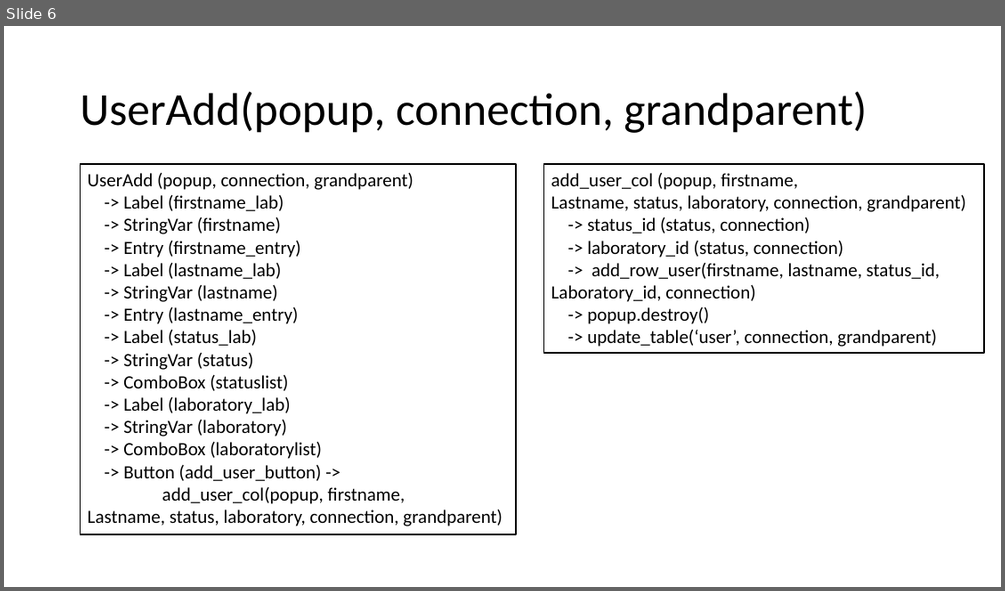
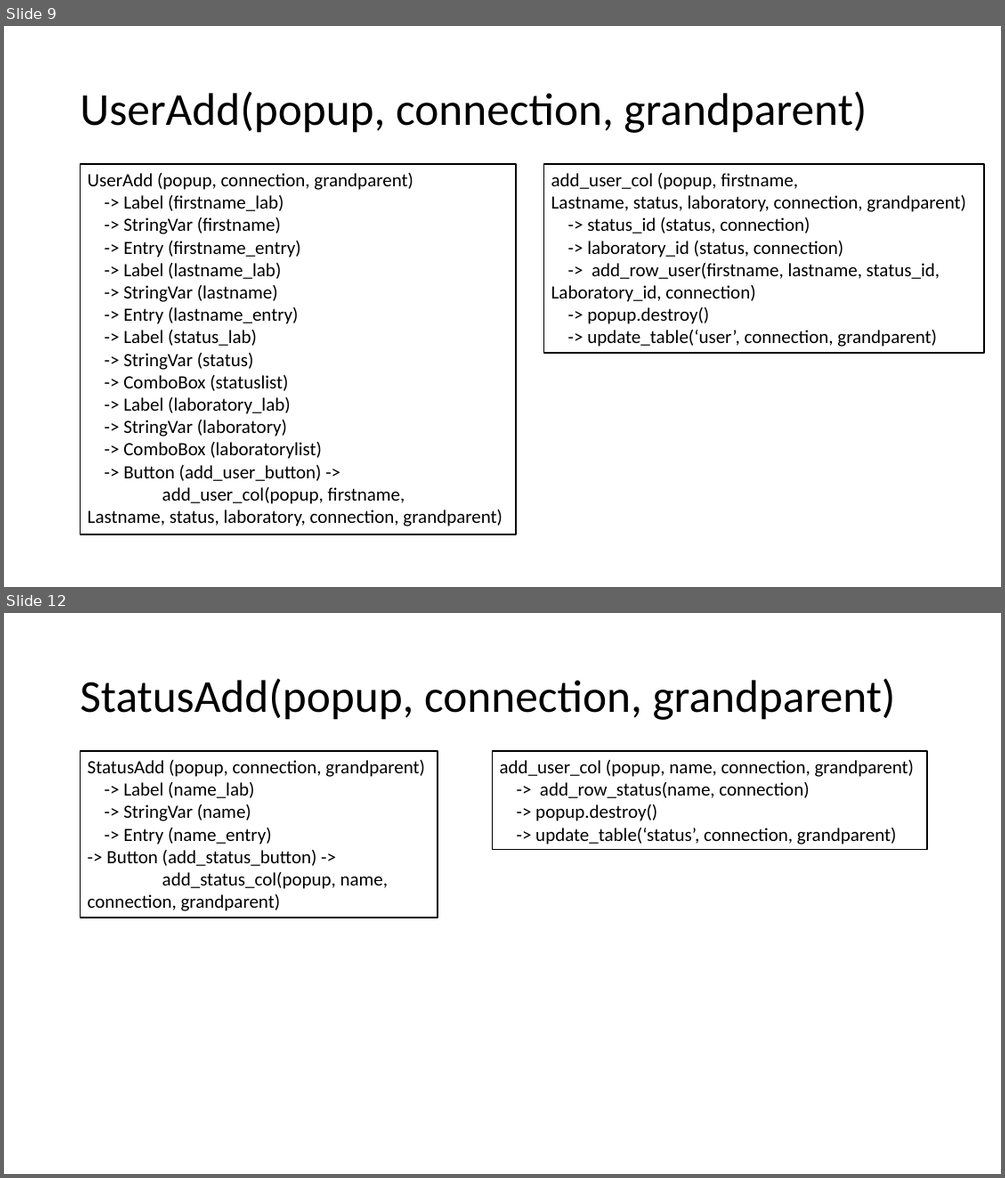
Before and after one commit to jcorain/CollaSci, a slide deck: GUI_schema.pptx. Shown one above the other, each under a label of ours: slide 6 before the commit, slides 9 and 12 after it; the slides between them are not shown. The pictures are 1005x591 and 1005x1178 pixels, drawn with LibreOffice and Linux fonts; fonts in the diff are those of the drawing. Boxes give left, top, right and bottom in pixels: in the first picture for what was removed or moved away, otherwise in the second. Text is boxed around its words. In the diff, an @@ line names an element or a change of style, - is before the commit and + after.

```diff
--- a/GUI_schema.pptx
+++ b/GUI_schema.pptx
@@ slide 12 added at (4, 613, 1001, 1174), background #FFFFFF @@
@@ title added at (80, 678, 896, 720), 44 pt, text #000000 @@
+StatusAdd(popup, connection, grandparent)
@@ rectangle added at (81, 751, 437, 917), outline #000000 1.5 pt, 18 pt, text #000000 @@
+StatusAdd (popup, connection, grandparent)
+-> Label (name_lab)
+-> StringVar (name)
+-> Entry (name_entry)
+-> Button (add_status_button) ->
+add_status_col(popup, name,
+connection, grandparent)
@@ rectangle added at (493, 751, 928, 850), outline #000000 1.5 pt, 18 pt, text #000000 @@
+add_user_col (popup, name, connection, grandparent)
+-> add_row_status(name, connection)
+-> popup.destroy()
+-> update_table(‘status’, connection, grandparent)
@@ what was slide 6 is now slide 9 @@
```
Also in this commit, not shown: 4 slides changed, 3 other slides added, 3 other files.
